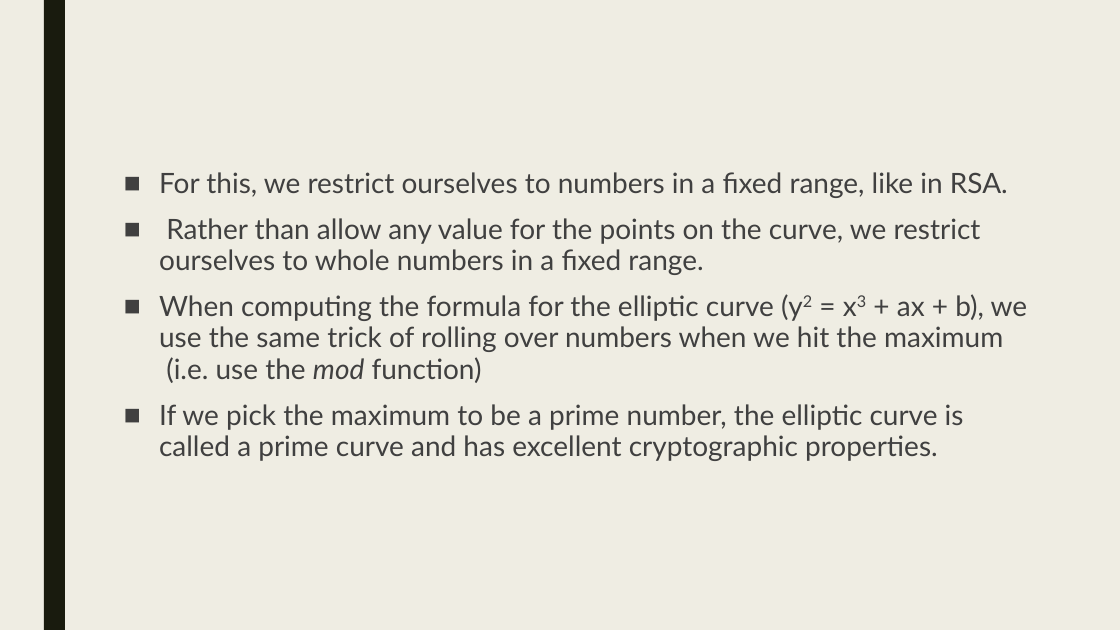
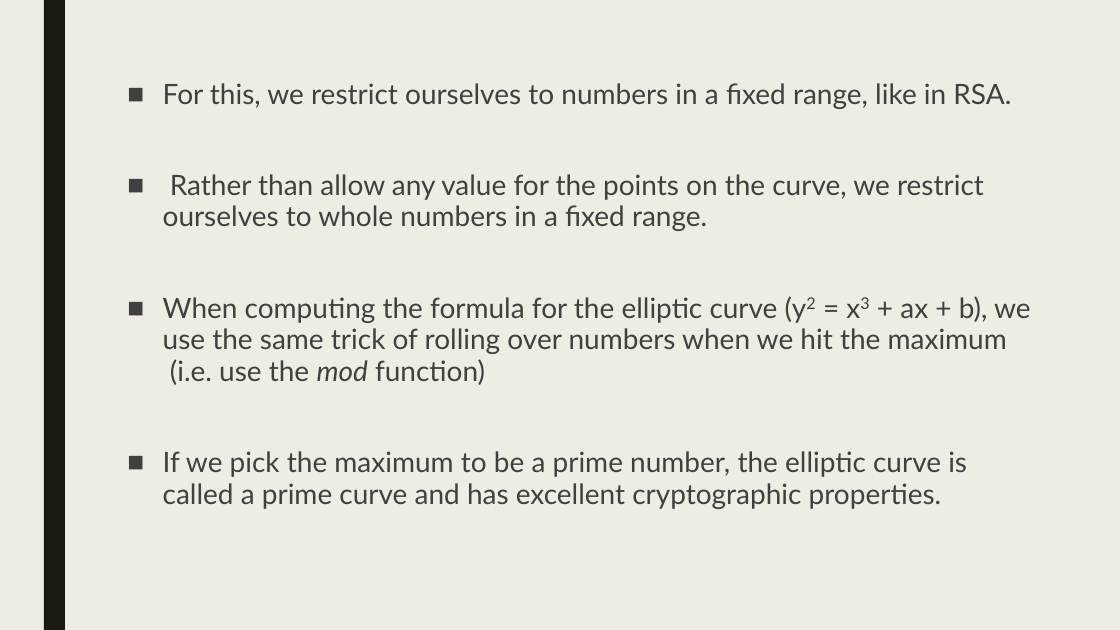
Before and after one commit to Jaidev810/ECC-Cipher, a slide deck: slide 8 of Ecc Cipher.pptx (slide 7 before the commit). Drawn at 1120x630 pixels with LibreOffice and Linux fonts; fonts in the diff are those of the drawing. Boxes give left, top, right and bottom in pixels: in the first picture for what was removed or moved away, otherwise in the second. Text is boxed around its words. In the diff, an @@ line names an element or a change of style, - is before the commit and + after.

Commit message:
PPT updated

```diff
--- a/Ecc Cipher.pptx
+++ b/Ecc Cipher.pptx
@@ text "For this, we restrict ourselves ..." rewrapped from box(159, 172, 1028, 461) to box(163, 83, 1031, 509) @@
```
Also in this commit, not shown: 7 slides added, 2 slides removed.
